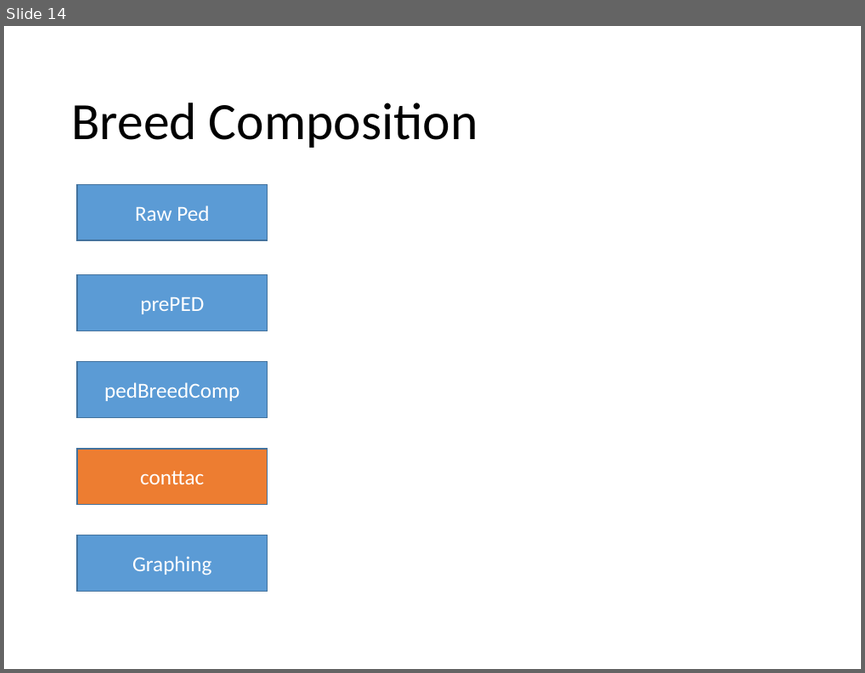
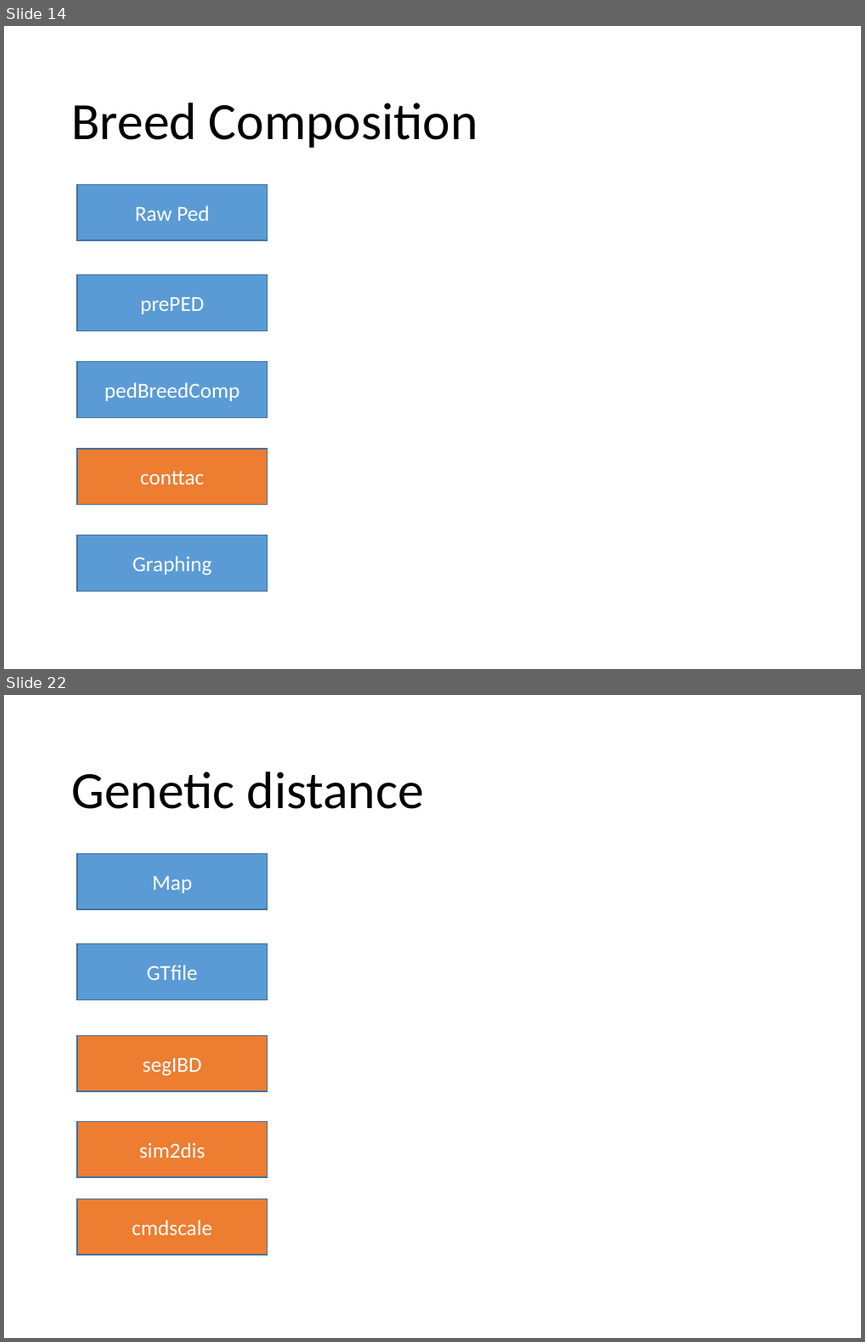
Before and after one commit to mahboob82/optiSelTool, a slide deck: docs/OCS.pptx. Shown one above the other, each under a label of ours: slide 14 before the commit, slides 14 and 22 after it; the slides between them are not shown. The pictures are 865x673 and 865x1342 pixels, drawn with LibreOffice and Linux fonts; fonts in the diff are those of the drawing. Boxes give left, top, right and bottom in pixels: in the first picture for what was removed or moved away, otherwise in the second. Text is boxed around its words. In the diff, an @@ line names an element or a change of style, - is before the commit and + after.

```diff
--- a/docs/OCS.pptx
+++ b/docs/OCS.pptx
@@ slide 22 added at bbox=[4, 695, 861, 1338], background #FFFFFF @@
@@ title added at bbox=[71, 771, 424, 809], 44 pt, text #000000 @@
+Genetic distance
@@ rectangle added at bbox=[77, 853, 267, 909], fill #5B9BD5, outline #43739E 1 pt, 18 pt, text #FFFFFF @@
+Map
@@ rectangle added at bbox=[77, 943, 267, 999], fill #5B9BD5, outline #43739E 1 pt, 18 pt, text #FFFFFF @@
+GTfile
@@ rectangle added at bbox=[77, 1035, 267, 1091], fill #ED7D31, outline #43739E 1 pt, 18 pt, text #FFFFFF @@
+segIBD
@@ rectangle added at bbox=[77, 1121, 267, 1176], fill #ED7D31, outline #43739E 1 pt, 18 pt, text #FFFFFF @@
+sim2dis
@@ rectangle added at bbox=[77, 1199, 267, 1254], fill #ED7D31, outline #43739E 1 pt, 18 pt, text #FFFFFF @@
+cmdscale
```
Also in this commit, not shown: 19 other slides added, 1 other file.
